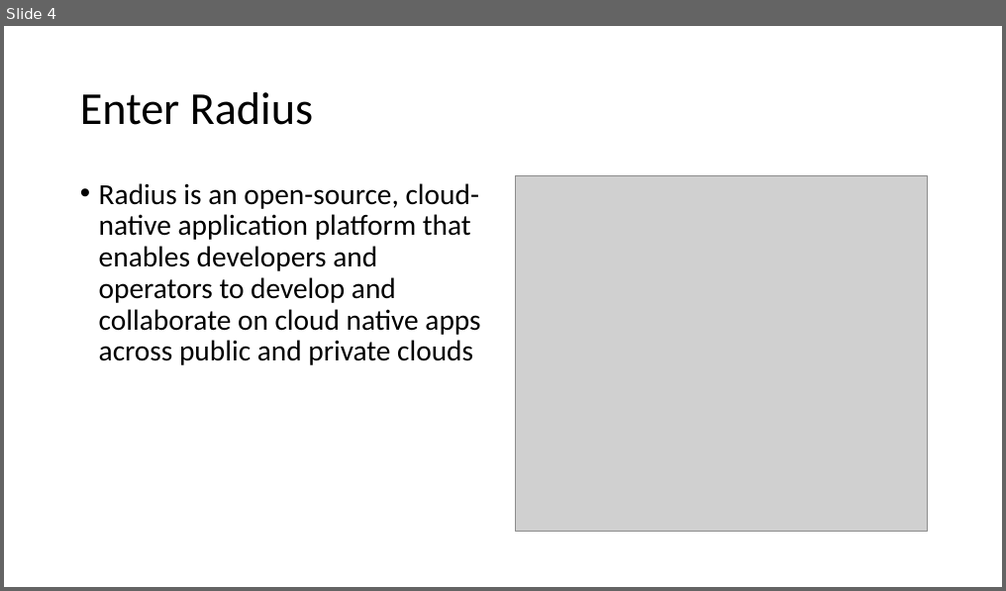
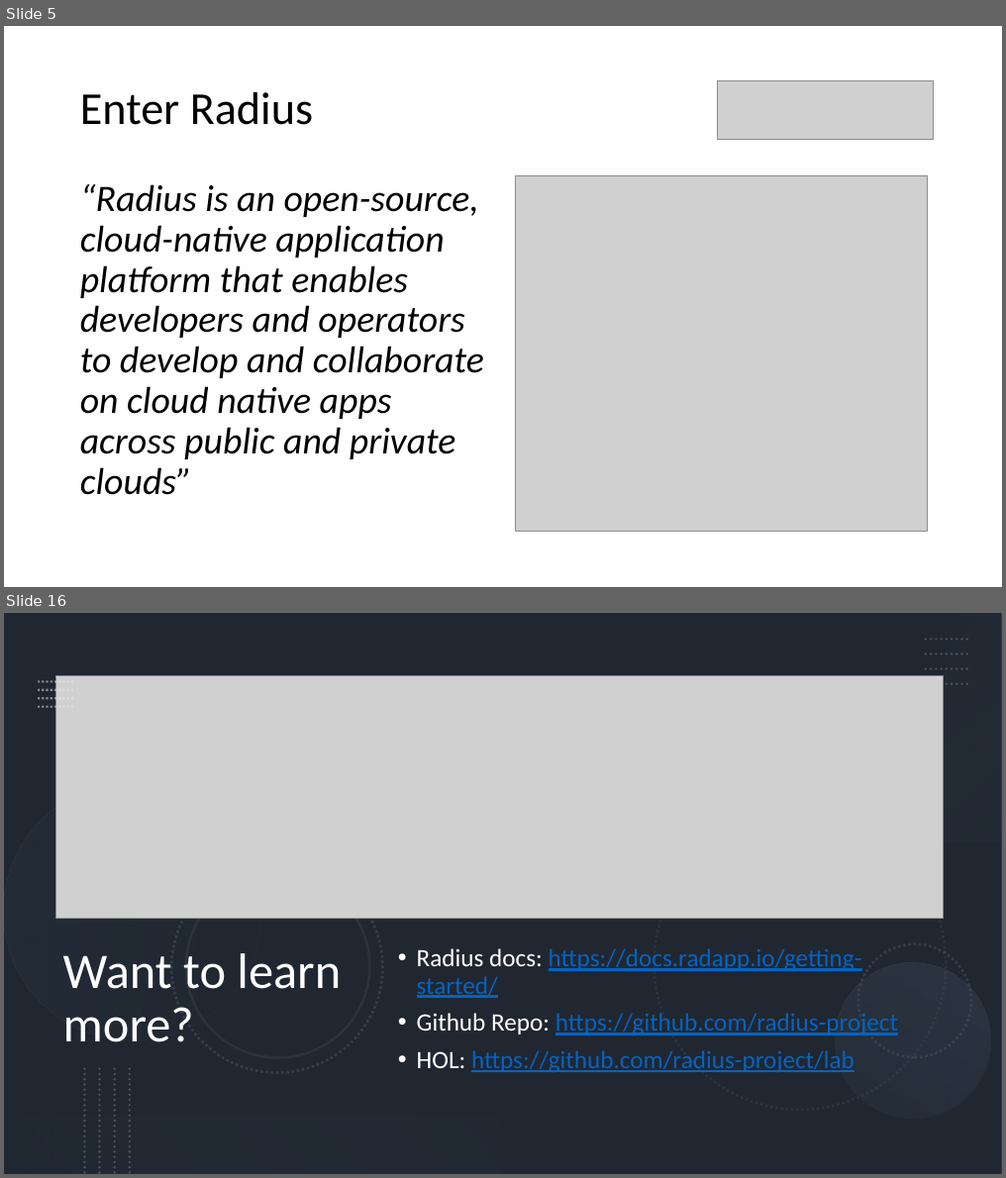
Before and after one commit to willvelida/talks, a slide deck: intro-to-radius/Presentation.pptx. Shown one above the other, each under a label of ours: slide 4 before the commit, slides 5 and 16 after it; the slides between them are not shown. The pictures are 1006x591 and 1006x1178 pixels, drawn with LibreOffice and Linux fonts; fonts in the diff are those of the drawing; grey boxes stand for pictures. Boxes give left, top, right and bottom in pixels: in the first picture for what was removed or moved away, otherwise in the second. Text is boxed around its words. In the diff, an @@ line names an element or a change of style, - is before the commit and + after.

Commit message:
Adding Radius talk

```diff
--- a/intro-to-radius/Presentation.pptx
+++ b/intro-to-radius/Presentation.pptx
@@ slide 16 added at (4, 613, 1002, 1174), background #FFFFFF @@
@@ rectangle added at (4, 613, 1002, 1174), fill #44546A @@
@@ rectangle added at (4, 613, 1002, 1174), fill #000000 at 53% opacity @@
@@ rectangle added at (944, 613, 1002, 842), fill gradient #ADB9CA to #333F50 @@
@@ group added at (38, 682, 73, 707): 4 lines @@
@@ picture added at (55, 676, 944, 919) @@
@@ group added at (926, 639, 970, 684): 4 lines @@
@@ group added at (4, 783, 1002, 1147): 6 ellipses @@
@@ ellipse added at (807, 934, 1002, 1147), fill gradient #333F50 to #8497B0 @@
@@ title added at (63, 954, 341, 1043), 48 pt, text #FFFFFF @@
+Want to learn more?
@@ text added at (417, 949, 898, 1073), 24.1 pt, text #0563C1, underline @@
+• Radius docs: https://docs.radapp.io/getting-started/
+• Github Repo: https://github.com/radius-project
+• HOL: https://github.com/radius-project/lab
@@ group added at (85, 1069, 130, 1174): 4 lines @@
@@ rectangle added at (4, 1116, 503, 1174), fill gradient #222A35 to #8497B0 @@
@@ what was slide 4 is now slide 5 @@
@@ slide 5 changed as well @@
@@ picture added at (718, 80, 934, 140) @@
@@ text at (80, 184, 484, 495): text changed; size 28 to 36 pt; italic on @@
-• Radius is an open-source, cloud-native application platform that enables developers and operators to develop and collaborate on cloud native apps across public and private clouds
+“Radius is an open-source, cloud-native application platform that enables developers and operators to develop and collaborate on cloud native apps across public and private clouds”
```
Also in this commit, not shown: 8 other slides changed, 7 other slides added, 1 slide removed, 8 other files.
